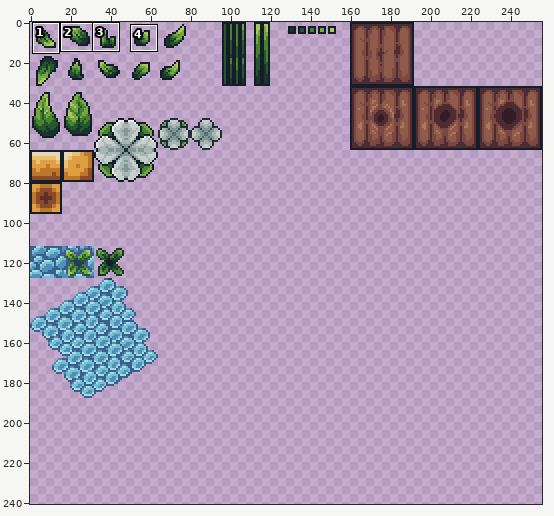
One commit to this pixel-art file: Asesprite/Leafes.aseprite. The first picture is a wide view before the edit; the outline marks the close-up.
Close-up. Before:
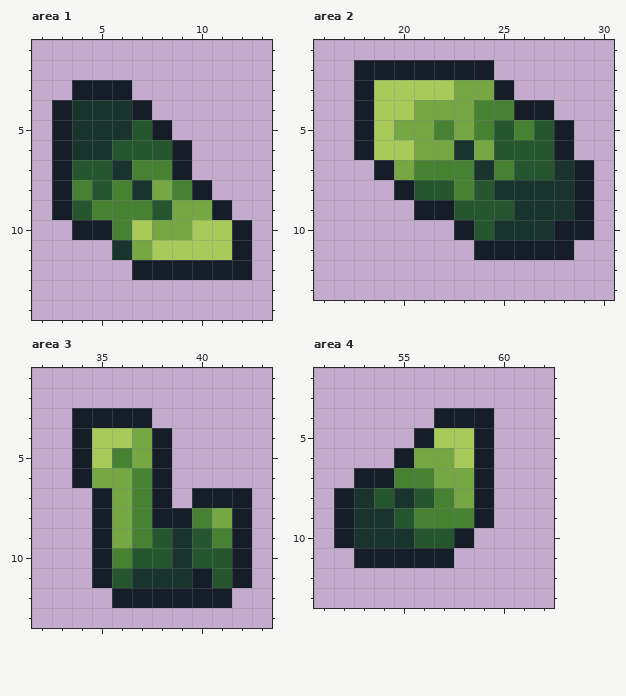
256x256 pixels, 1 frame. Shown: area 1: x 2..13, y 1..14; area 2: x 16..30, y 1..13; area 3: x 32..43, y 1..13; area 4: x 51..62, y 2..13. The wide view leaves out empty margins. The commit also changed other parts of the picture, which this record leaves out.
The same view after the edit:
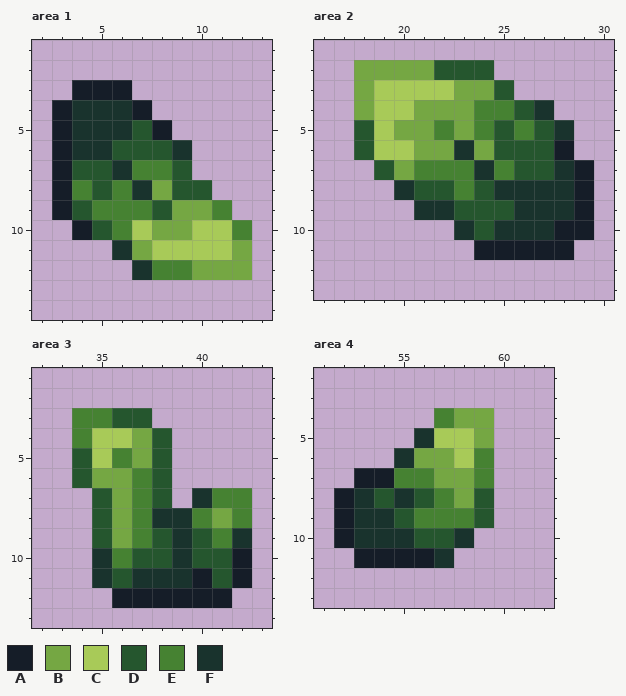
Palette (. is transparent): A #151d28  B #75a743  C #a8ca58  D #25562e  E #468232  F #19332d
Edits made:
--- area 1
@@ x 2..13 @@
  5 .AFFFDA.....
- 6 .AFFDDDA....
- 7 .ADDFEEA....
- 8 .AEDEFBEA...
- 9 .ADEEEDBBA..
-10 ..AAECBBCCA.
-11 ....FBCCCCA.
-12 .....AAAAAA.
+ 6 .AFFDDDF....
+ 7 .ADDFEED....
+ 8 .AEDEFBDD...
+ 9 .ADEEEDBBE..
+10 ..ADECBBCCE.
+11 ....FBCCCCB.
+12 .....FEEBBB.
 13 ............
--- area 2
@@ x 16..30 @@
  1 ...............
- 2 ..AAAAAAA......
- 3 ..ACCCCBBA.....
- 4 ..ACCBBBEEAA...
- 5 ..ACBBEBEDEDA..
- 6 ..ACCBBFBDDDA..
- 7 ...ABEEEFEDDFA.
- 8 ....ADDEDFFFFA.
- 9 .....AADDDFFFA.
-10 .......ADFFFAA.
+ 2 ..BBBBDDD......
+ 3 ..BCCCCBBD.....
+ 4 ..BCCBBBEEDF...
+ 5 ..DCBBEBEDEDF..
+ 6 ..DCCBBFBDDDA..
+ 7 ...DBEEEFEDDFA.
+ 8 ....FDDEDFFFFA.
+ 9 .....FFDDDFFFA.
+10 .......FDFFFAA.
 11 ........AAAAA..
--- area 3
@@ x 32..43 @@
  2 ............
- 3 ..AAAA......
- 4 ..ACCBA.....
- 5 ..ACEBA.....
- 6 ..ABBEA.....
- 7 ...ABEA.AAA.
- 8 ...ABEAAEBA.
- 9 ...ABEDFDEA.
-10 ...AEDDFDDA.
-11 ...ADFFFADA.
+ 3 ..EEDD......
+ 4 ..ECCBD.....
+ 5 ..DCEBD.....
+ 6 ..DBBED.....
+ 7 ...DBED.FEE.
+ 8 ...DBEFFEBE.
+ 9 ...DBEDFDEF.
+10 ...FEDDFDDA.
+11 ...FDFFFADA.
 12 ....AAAAAA..
--- area 4
@@ x 51..62 @@
  3 ............
- 4 ......AAA...
- 5 .....ACCA...
- 6 ....ABBCA...
- 7 ..AAEEBBA...
- 8 .AFDFDEBA...
- 9 .AFFDEEEA...
-10 .AFFFDDA....
-11 ..AAAAA.....
+ 4 ......EBB...
+ 5 .....FCCB...
+ 6 ....FBBCE...
+ 7 ..AAEEBBE...
+ 8 .AFDFDEBD...
+ 9 .AFFDEEED...
+10 .AFFFDDF....
+11 ..AAAAF.....
 12 ............
